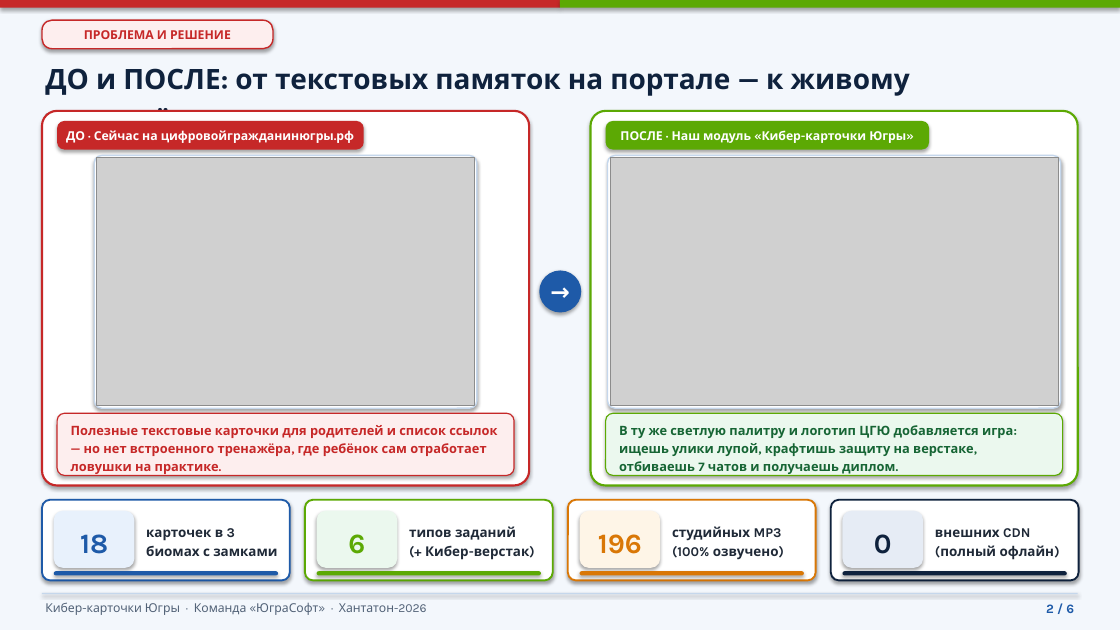
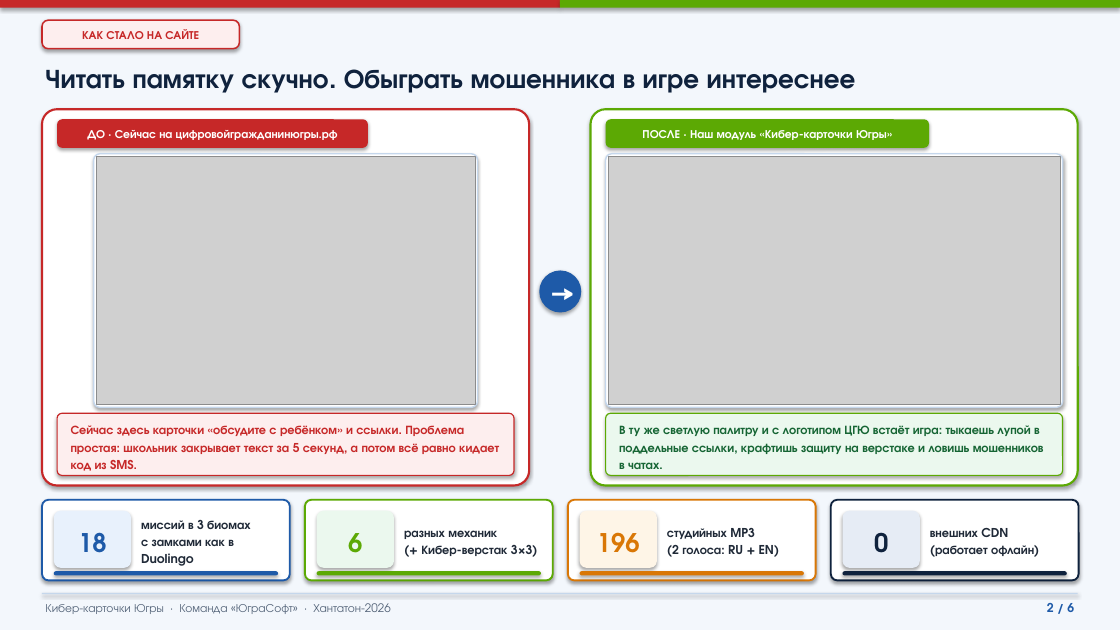
Before and after one commit to Frejixxx/yugrasoft-cybercards, a slide deck: slide 2 of Презентация_Кибер-карточки_Югры.pptx. Drawn at 1120x630 pixels with LibreOffice and Linux fonts; fonts in the diff are those of the drawing; grey boxes stand for pictures. Boxes give left, top, right and bottom in pixels: in the first picture for what was removed or moved away, otherwise in the second. Text is boxed around its words. In the diff, an @@ line names an element or a change of style, - is before the commit and + after.

Commit message:
Убрал двойную рамку у логотипа ЦГЮ и переделал презентацию на живой текст со шрифтом Rubik, фишками и адаптивной сложностью

```diff
--- a/Презентация_Кибер-карточки_Югры.pptx
+++ b/Презентация_Кибер-карточки_Югры.pptx
@@ rounded rectangle "КАК СТАЛО НА САЙТЕ": place and size @@
-rounded rectangle "КАК СТАЛО НА САЙТЕ" at box(42, 20, 273, 49)
+rounded rectangle "КАК СТАЛО НА САЙТЕ" at box(42, 20, 239, 49)
@@ rounded rectangle "КАК СТАЛО НА САЙТЕ" at box(42, 20, 239, 49): outline #C62828 1.2 pt to #C62828 1.3 pt; proportions changed @@
@@ text in rounded rectangle at box(82, 29, 199, 39): text changed; size 10.5 to 10 pt; font Karla to TeX Gyre Adventor @@
-ПРОБЛЕМА И РЕШЕНИЕ
+КАК СТАЛО НА САЙТЕ
@@ text at box(45, 69, 856, 93): text changed; size 24 to 23 pt; font Karla to TeX Gyre Adventor @@
-ДО и ПОСЛЕ: от текстовых памяток на портале — к живому тренажёру
+Читать памятку скучно. Обыграть мошенника в игре интереснее
@@ rounded rectangle "ДО · Сейчас на цифровойгражданинюгры.рф" at box(57, 119, 368, 148): size 10.5 to 10 pt, font Karla to TeX Gyre Adventor; proportions changed @@
@@ rounded rectangle "ДО · Сейчас на цифровойгражданинюгры.рф": place and size @@
-rounded rectangle "ДО · Сейчас на цифровойгражданинюгры.рф" at box(57, 121, 364, 150)
+rounded rectangle "ДО · Сейчас на цифровойгражданинюгры.рф" at box(57, 119, 368, 148)
@@ rounded rectangle "ПОСЛЕ · Наш модуль «Кибер-карточки ..." at box(606, 119, 929, 148): size 10.5 to 10 pt, font Karla to TeX Gyre Adventor; proportions changed @@
@@ rounded rectangle "→" at box(539, 271, 581, 313): font Karla to TeX Gyre Adventor @@
@@ text at box(71, 425, 499, 471): text changed; size 11 to 10.5 pt; font Karla to TeX Gyre Adventor @@
-Полезные текстовые карточки для родителей и список ссылок — но нет встроенного тренажёра, где ребёнок сам отработает ловушки на практике.
+Сейчас здесь карточки «обсудите с ребёнком» и ссылки. Проблема простая: школьник закрывает текст за 5 секунд, а потом всё равно кидает код из SMS.
@@ text at box(619, 425, 1044, 469): text changed; size 11 to 10.5 pt; font Karla to TeX Gyre Adventor @@
-В ту же светлую палитру и логотип ЦГЮ добавляется игра: ищешь улики лупой, крафтишь защиту на верстаке, отбиваешь 7 чатов и получаешь диплом.
+В ту же светлую палитру и с логотипом ЦГЮ встаёт игра: тыкаешь лупой в поддельные ссылки, крафтишь защиту на верстаке и ловишь мошенников в чатах.
@@ text at box(141, 520, 250, 566): text changed; size 11.5 to 10.5 pt; font Karla to TeX Gyre Adventor @@
-карточек в 3
-биомах с замками
+миссий в 3 биомах
+с замками как в Duolingo
@@ text at box(404, 530, 538, 557): text changed; size 11.5 to 10.5 pt; font Karla to TeX Gyre Adventor @@
-типов заданий
-(+ Кибер-верстак)
+разных механик
+(+ Кибер-верстак 3×3)
@@ size 24 to 22 pt, font Karla to TeX Gyre Adventor in 4 elements at box(874, 532, 888, 553), box(78, 532, 107, 553), box(348, 533, 362, 553), box(597, 532, 640, 553) @@
@@ proportions changed in 12 elements at box(57, 413, 514, 476), box(606, 413, 1063, 476), box(42, 500, 290, 581), box(305, 500, 553, 581), box(568, 500, 816, 581), box(831, 500, 1079, 581), box(93, 154, 477, 408), box(606, 154, 1063, 408), box(843, 511, 920, 568), box(54, 511, 131, 568), box(317, 511, 394, 568), box(580, 511, 657, 568) @@
@@ text at box(667, 528, 755, 539): size 11.5 to 10.5 pt, font Karla to TeX Gyre Adventor in "студийных MP3" @@
@@ text at box(930, 528, 1008, 537): size 11.5 to 10.5 pt, font Karla to TeX Gyre Adventor in "внешних CDN" @@
@@ text at box(667, 545, 780, 557): text changed; size 11.5 to 10.5 pt; font Karla to TeX Gyre Adventor @@
-(100% озвучено)
+(2 голоса: RU + EN)
@@ text at box(935, 545, 1034, 556): text changed; size 11.5 to 10.5 pt; font Karla to TeX Gyre Adventor @@
-(полный офлайн)
+(работает офлайн)
@@ text "Кибер-карточки Югры · Команда «ЮграСофт» ..." at box(45, 603, 391, 614): size 10.5 to 10 pt, font Karla to TeX Gyre Adventor @@
@@ text "2 / 6" at box(1047, 603, 1074, 612): size 11 to 10.5 pt, font Karla to TeX Gyre Adventor @@
```
Also in this commit, not shown: 4 other slides changed, 1 slide added, 1 slide removed, 4 other files.
